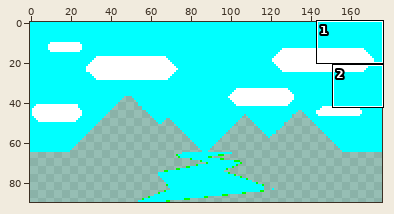
A sprite sheet gets an edit: AFBWeatherland/0046.png. The first picture is a wide view before the edit; the outline marks the close-up.
Close-up. Earlier state:
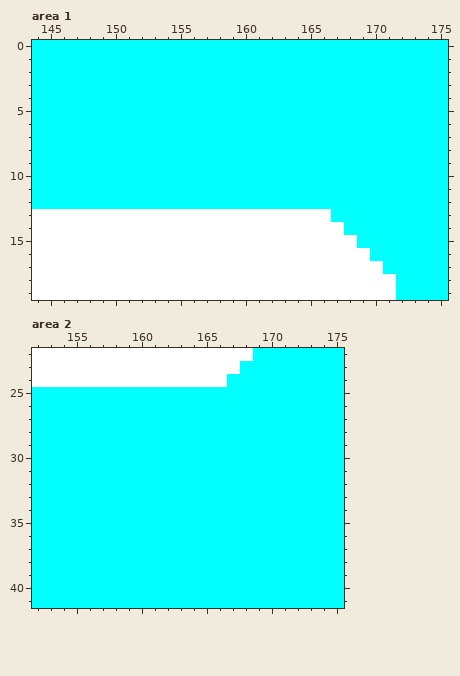
The file is 176x90 pixels. Shown: area 1: x 144..175, y 0..19; area 2: x 152..175, y 22..41. The commit also changed other parts of the picture, which this record leaves out.
Once edited:
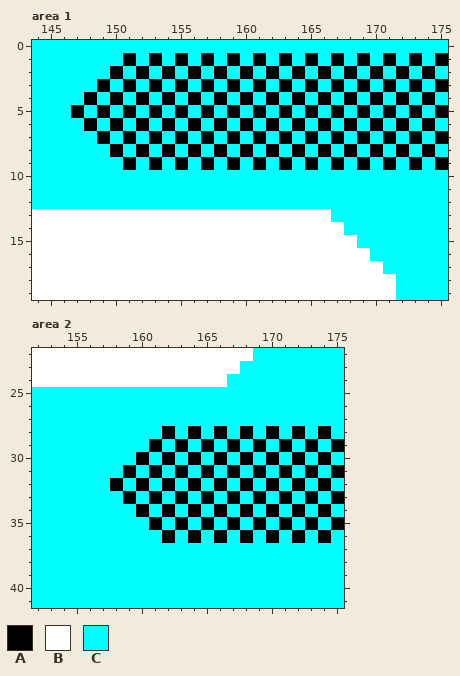
Palette (. is transparent): A #000000  B #ffffff  C #00ffff
Difference:
Area 1:
y 1: x 151 C -> A; x 153 C -> A; x 155 C -> A; x 157 C -> A; x 159 C -> A; x 161 C -> A; x 163 C -> A; x 165 C -> A; x 167 C -> A; x 169 C -> A; x 171 C -> A; x 173 C -> A; x 175 C -> A
y 2: x 150 C -> A; x 152 C -> A; x 154 C -> A; x 156 C -> A; x 158 C -> A; x 160 C -> A; x 162 C -> A; x 164 C -> A; x 166 C -> A; x 168 C -> A; x 170 C -> A; x 172 C -> A; x 174 C -> A
y 3: x 149 C -> A; x 151 C -> A; x 153 C -> A; x 155 C -> A; x 157 C -> A; x 159 C -> A; x 161 C -> A; x 163 C -> A; x 165 C -> A; x 167 C -> A; x 169 C -> A; x 171 C -> A; x 173 C -> A; x 175 C -> A
y 4: x 148 C -> A; x 150 C -> A; x 152 C -> A; x 154 C -> A; x 156 C -> A; x 158 C -> A; x 160 C -> A; x 162 C -> A; x 164 C -> A; x 166 C -> A; x 168 C -> A; x 170 C -> A; x 172 C -> A; x 174 C -> A
y 5: x 147 C -> A; x 149 C -> A; x 151 C -> A; x 153 C -> A; x 155 C -> A; x 157 C -> A; x 159 C -> A; x 161 C -> A; x 163 C -> A; x 165 C -> A; x 167 C -> A; x 169 C -> A; x 171 C -> A; x 173 C -> A; x 175 C -> A
y 6: x 148 C -> A; x 150 C -> A; x 152 C -> A; x 154 C -> A; x 156 C -> A; x 158 C -> A; x 160 C -> A; x 162 C -> A; x 164 C -> A; x 166 C -> A; x 168 C -> A; x 170 C -> A; x 172 C -> A; x 174 C -> A
y 7: x 149 C -> A; x 151 C -> A; x 153 C -> A; x 155 C -> A; x 157 C -> A; x 159 C -> A; x 161 C -> A; x 163 C -> A; x 165 C -> A; x 167 C -> A; x 169 C -> A; x 171 C -> A; x 173 C -> A; x 175 C -> A
y 8: x 150 C -> A; x 152 C -> A; x 154 C -> A; x 156 C -> A; x 158 C -> A; x 160 C -> A; x 162 C -> A; x 164 C -> A; x 166 C -> A; x 168 C -> A; x 170 C -> A; x 172 C -> A; x 174 C -> A
y 9: x 151 C -> A; x 153 C -> A; x 155 C -> A; x 157 C -> A; x 159 C -> A; x 161 C -> A; x 163 C -> A; x 165 C -> A; x 167 C -> A; x 169 C -> A; x 171 C -> A; x 173 C -> A; x 175 C -> A
Area 2:
y 28: x 162 C -> A; x 164 C -> A; x 166 C -> A; x 168 C -> A; x 170 C -> A; x 172 C -> A; x 174 C -> A
y 29: x 161 C -> A; x 163 C -> A; x 165 C -> A; x 167 C -> A; x 169 C -> A; x 171 C -> A; x 173 C -> A; x 175 C -> A
y 30: x 160 C -> A; x 162 C -> A; x 164 C -> A; x 166 C -> A; x 168 C -> A; x 170 C -> A; x 172 C -> A; x 174 C -> A
y 31: x 159 C -> A; x 161 C -> A; x 163 C -> A; x 165 C -> A; x 167 C -> A; x 169 C -> A; x 171 C -> A; x 173 C -> A; x 175 C -> A
y 32: x 158 C -> A; x 160 C -> A; x 162 C -> A; x 164 C -> A; x 166 C -> A; x 168 C -> A; x 170 C -> A; x 172 C -> A; x 174 C -> A
y 33: x 159 C -> A; x 161 C -> A; x 163 C -> A; x 165 C -> A; x 167 C -> A; x 169 C -> A; x 171 C -> A; x 173 C -> A; x 175 C -> A
y 34: x 160 C -> A; x 162 C -> A; x 164 C -> A; x 166 C -> A; x 168 C -> A; x 170 C -> A; x 172 C -> A; x 174 C -> A
y 35: x 161 C -> A; x 163 C -> A; x 165 C -> A; x 167 C -> A; x 169 C -> A; x 171 C -> A; x 173 C -> A; x 175 C -> A
y 36: x 162 C -> A; x 164 C -> A; x 166 C -> A; x 168 C -> A; x 170 C -> A; x 172 C -> A; x 174 C -> A
